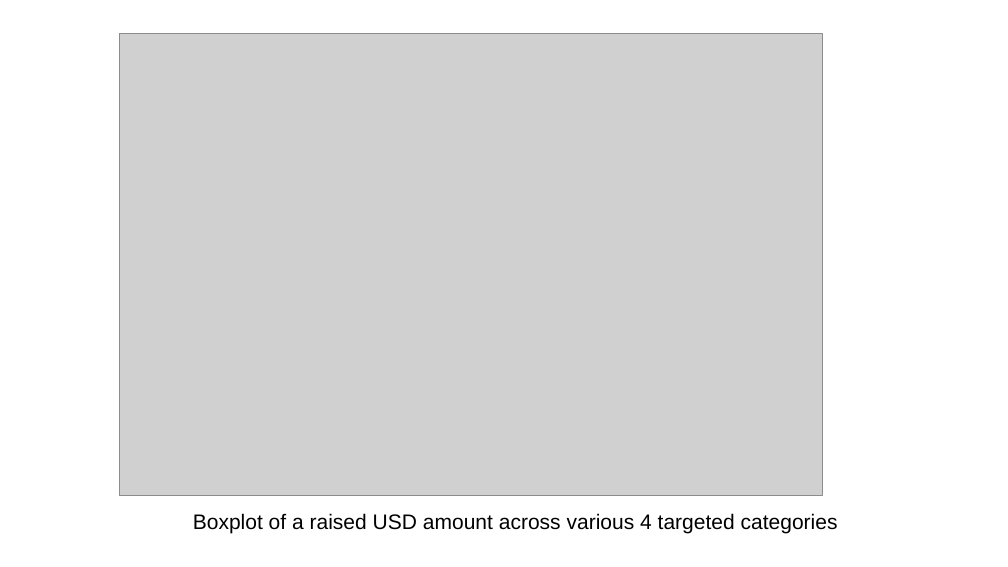
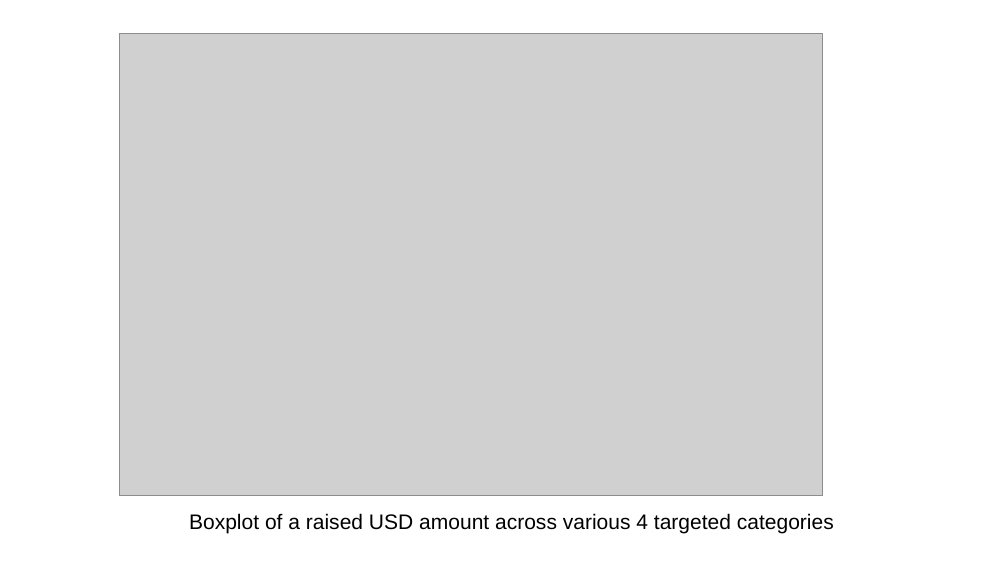
Before and after one commit to santhoshpkumar/Spark-Funds-Investment-CaseStudy, a slide deck: slide 6 of Spark Funds Presentation.pptx. Drawn at 1008x567 pixels with LibreOffice and Linux fonts; fonts in the diff are those of the drawing; grey boxes stand for pictures; background and template pictures are left out. Boxes give left, top, right and bottom in pixels: in the first picture for what was removed or moved away, otherwise in the second. Text is boxed around its words. In the diff, an @@ line names an element or a change of style, - is before the commit and + after.

```diff
--- a/Spark Funds Presentation.pptx
+++ b/Spark Funds Presentation.pptx
@@ text "Boxplot of a raised USD ..." moved from (x1=193, y1=513, x2=838, y2=534) to (x1=189, y1=513, x2=834, y2=533) @@
```
Also in this commit, not shown: 8 other slides changed, 1 slide added, 2 other files.
